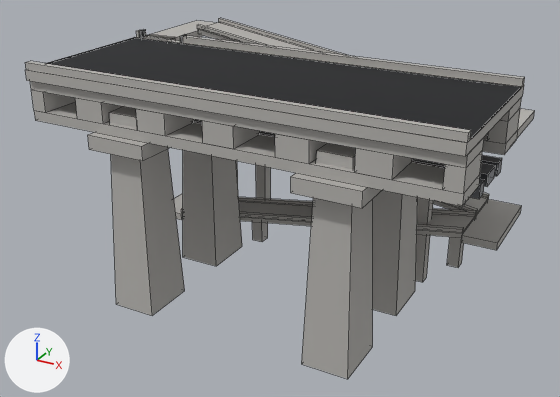
Renders of the FBX model Assets/_Project/04.Art/02.Models/Megastructure/SM_Mega_Ramp.fbx from each side of a commit.
The view is the same before and after, from a 50 mm lens placed at (68.4, -119.3, 68.3), pointed at (-0.9, 6.7, 5.3). The lights are fixed; the arrows at lower left show +X, +Y and +Z. The older version comes first. Mesh edges are drawn as thin lines. Where no turn or scale is listed for an object, it has been applied to the vertices. Vertices at exactly the same position are counted once.

Objects in the first picture: 'SM_Mega_Ramp'.
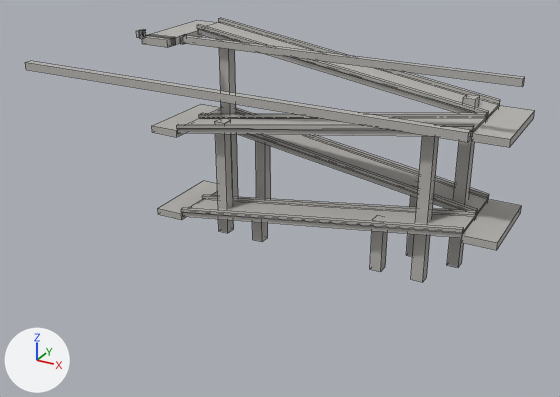
Boxes [x1, y1, x2, y2] around the edits, measured in the pictures (560 x 397 px):
'SM_Mega_Ramp', reshaped (27% shorter): before [25, 18, 534, 379]; after [25, 18, 534, 282]
part 1 of me_sm_mega_ramp, deleted: before [25, 37, 524, 379]

Patch to the scene script:
```diff
--- a/Assets/_Project/04.Art/02.Models/Megastructure/SM_Mega_Ramp.fbx.py
+++ b/Assets/_Project/04.Art/02.Models/Megastructure/SM_Mega_Ramp.fbx.py
@@ me_sm_mega_ramp @@
 # used by ob_sm_mega_ramp; location = (0.0, 0.0, 0.0)
-me_sm_mega_ramp.from_pydata(...)  # 496 vertices, 384 faces; spans x -42.0..42.0, y -18.3..37.2, z -14.0..33.5
+me_sm_mega_ramp.from_pydata(...)  # 248 vertices, 186 faces; spans x -42.0..42.0, y -17.0..37.2, z -14.0..33.5
+# me_sm_mega_ramp part 1: 27 loose pieces with 248 vertices, spanning x -42.0..42.0, y -18.3..18.3, z -14.0..32.2, are deleted
 me_sm_mega_ramp.materials.append(mat_m_mega_concrete)
-me_sm_mega_ramp.materials.append(mat_m_mega_steel)  # grey #77797d
 me_sm_mega_ramp.materials.append(mat_m_mega_dark)
```
